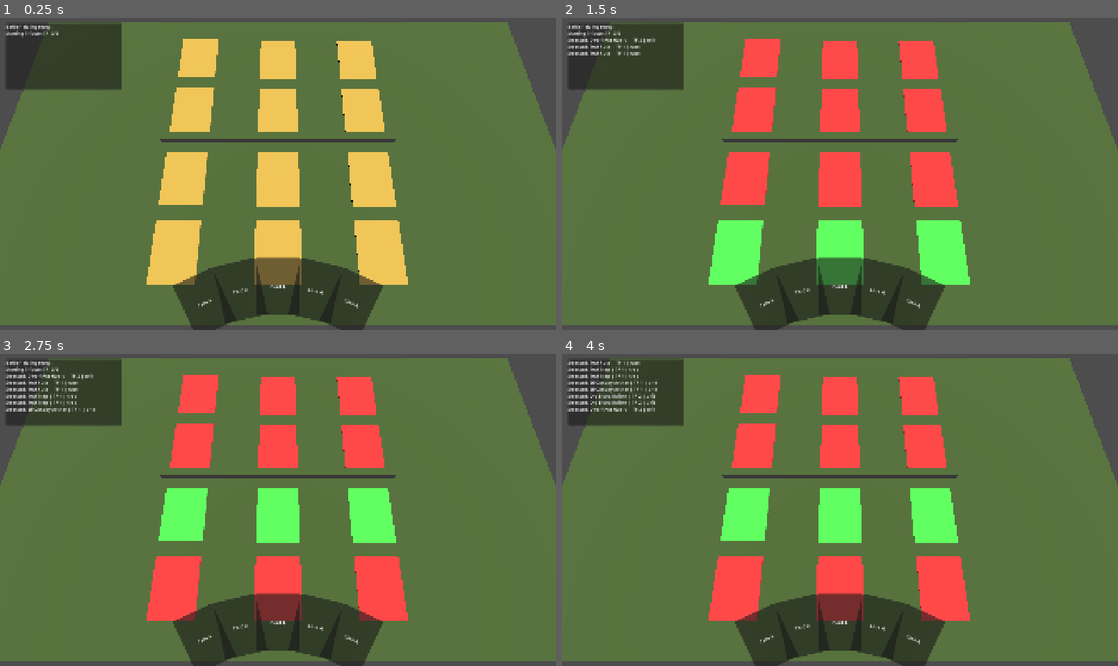
Above: before the commit, frames 1-4 (two rows, left to right).
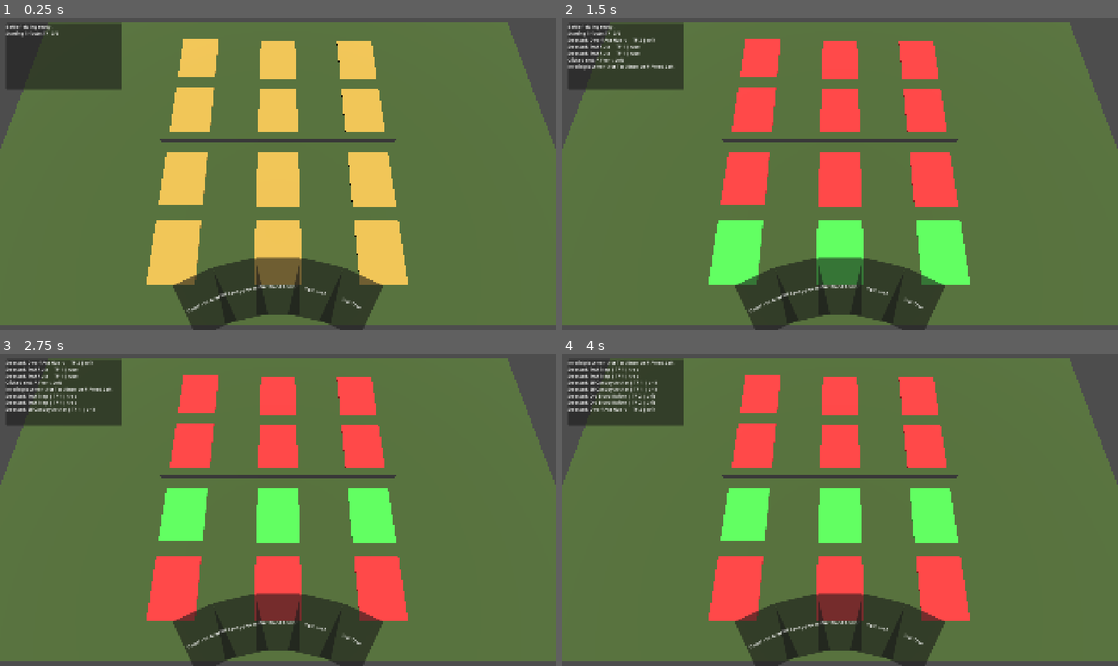
Above: after the commit, the same moments.

Repository: Drozmog/Legions-of-Valor
Game: Godot game, scene res://battlefield_3d.tscn
Same seed, same stepped clock (60 frames per second), same inputs: the game is played once before the commit and once after it.
Inputs (mouse positions are in pixels of both pictures, inside the frame that each line leads up to):
- Up to frame 1 (0.25 s): no input
- Up to frame 2 (1.5 s): tap Enter at 0.5 s; move the mouse to (962, 158) at 0.52 s; tap 1 at 0.6 s; click (962, 158) at 0.67 s; tap 2 at 0.8, 1.35 s; tap Space at 1.25 s; move the mouse to (728, 189) at 1.27 s; click (728, 189) at 1.42 s
- Up to frame 3 (2.75 s): tap 3 at 1.55, 2.1 s; tap Enter at 2 s; move the mouse to (333, 441) at 2.02 s; click (333, 441) at 2.17 s; tap 4 at 2.3 s
- Up to frame 4 (4 s): tap Space at 2.75 s; move the mouse to (812, 572) at 2.77 s; tap 4 at 2.85 s; click (812, 572) at 2.92 s; tap 5 at 3.05, 3.6 s; tap Enter at 3.5 s; move the mouse to (1006, 556) at 3.52 s; click (1006, 556) at 3.67 s; tap 1 at 3.8 s

The runs differ from the first frame. In frame 1, 0.2% of the frame differs, in the area x 33-65%, y 85-95%; in frame 2, 0.5%; in frame 3, 0.8%, in the area x 0-65%, y 2-95%; in frame 4, 0.4%.

Commit message:
wired up hand with board

Diff:
--- a/Scenes/Cards/CardUI.tscn
+++ b/Scenes/Cards/CardUI.tscn
@@ -1,9 +1,13 @@
 [gd_scene format=3 uid="uid://4ey5xvae5o2s"]
+
+[ext_resource type="Script" uid="uid://dl8kik37l6gl" path="res://Scripts/CardUI.gd" id="1_1b7sk"]
 
 [node name="CardUI" type="Panel" unique_id=641877519]
 custom_minimum_size = Vector2(150, 200)
 offset_right = 110.0
 offset_bottom = 150.0
+mouse_default_cursor_shape = 2
+script = ExtResource("1_1b7sk")
 
 [node name="NameLabel" type="Label" parent="." unique_id=1551746864]
 layout_mode = 1
--- a/Scripts/Battlefield/BattlefieldManager.gd
+++ b/Scripts/Battlefield/BattlefieldManager.gd
@@ -16,9 +16,12 @@
 var selected_card_data: CardData = null
 var has_selected_card: bool = false
 
+@export var hand: HandUI
 
 func _ready() -> void:
 	connect_all_slots()
+	hand.card_selected.connect(_on_hand_card_selected)
+	hand.card_cleared.connect(_on_hand_card_cleared)
 	tribute_manager.add_tribute(3)
 	log_msg("Starting Tribute: " + tribute_manager.get_status_text())
 
@@ -32,6 +35,12 @@
 		if slot.has_signal("slot_right_clicked"):
 			slot.slot_right_clicked.connect(_on_slot_right_clicked)
 
+
+func _on_hand_card_selected(card) -> void:
+	select_card(card.card_data)
+
+func _on_hand_card_cleared() -> void:
+	cancel_selected_card()
 
 func _input(event: InputEvent) -> void:
 	if event is InputEventKey and event.pressed:
@@ -108,6 +117,7 @@
 	if placed_successfully:
 		tribute_manager.spend_tribute(selected_card_data.tribute_cost)
 		log_msg("Spent " + str(selected_card_data.tribute_cost) + " TP. " + tribute_manager.get_status_text())
+		hand.remove_selected_card()     # drop the played card from the hand
 		cancel_selected_card()
 
 
--- /dev/null
+++ b/Scripts/CardUI.gd
@@ -0,0 +1,10 @@
+class_name CardUI
+extends Panel
+
+@onready var name_label: Label = $NameLabel
+
+var card_data: CardData
+
+func setup(data: CardData) -> void:
+	card_data = data
+	name_label.text = data.card_name
--- a/Scripts/Hand.gd
+++ b/Scripts/Hand.gd
@@ -1,3 +1,4 @@
+class_name HandUI
 extends Control
 
 const CARD_UI_SCENE: PackedScene = preload("res://Scenes/Cards/CardUI.tscn")
@@ -8,12 +9,23 @@
 
 var cards: Array[Control] = []
 var selected_card: Control = null
-# Called when the node enters the scene tree for the first time.
+signal card_selected(card: Control)
+signal card_cleared()
+
+const SAMPLE_CARDS: Array[CardData] = [
+	preload("res://Data/Cards/Dwarf_Axe_Guard.tres"),
+	preload("res://Data/Cards/Elf_Canopy_Archer.tres"),
+	preload("res://Data/Cards/Orc_Blood_Raider.tres"),
+	preload("res://Data/Cards/Test_Ruse.tres"),
+	preload("res://Data/Cards/Test_Trap.tres"),
+]
+
 func _ready() -> void:
-	for i in range(5):
-		var card : Control = CARD_UI_SCENE.instantiate()
+	for i in range(SAMPLE_CARDS.size()):
+		var card: CardUI = CARD_UI_SCENE.instantiate()
 		add_child(card)
 		cards.append(card)
+		card.setup(SAMPLE_CARDS[i])
 		card.mouse_entered.connect(_on_card_hovered.bind(card))
 		card.mouse_exited.connect(_on_card_unhovered.bind(card))
 		card.gui_input.connect(_on_card_gui_input.bind(card))
@@ -67,14 +79,24 @@
 	if selected_card == card:
 		_move_card_to(card, card.get_meta("home_position"))
 		selected_card = null
+		card_cleared.emit()
 		return
 	if selected_card != null:        # something else was selected: drop it back down
 		_move_card_to(selected_card, selected_card.get_meta("home_position"))
 	selected_card = card             # remember the new choice
 	card.move_to_front()
 	_move_card_to(card, card.get_meta("home_position") + Vector2(0, -hover_lift))  # raise it
+	card_selected.emit(card)
 
 func _move_card_to(card: Control, target: Vector2) -> void:
 	var tween := create_tween()
 	tween.set_trans(Tween.TRANS_CUBIC).set_ease(Tween.EASE_OUT)
 	tween.tween_property(card, "position", target, 0.12)
+
+func remove_selected_card() -> void:
+	if selected_card == null:
+		return
+	cards.erase(selected_card)      # take it out of the hand's list
+	selected_card.queue_free()      # delete the card node
+	selected_card = null            # nothing selected anymore
+	arrange_fan()                   # re-fan the cards that remain
--- a/battlefield_3d.tscn
+++ b/battlefield_3d.tscn
@@ -32,8 +32,9 @@
 [sub_resource type="BoxShape3D" id="BoxShape3D_lmsbs"]
 size = Vector3(1.02, 0.02, 1.34)
 
-[node name="Battlefield3D" type="Node3D" unique_id=1594429578]
+[node name="Battlefield3D" type="Node3D" unique_id=1594429578 node_paths=PackedStringArray("hand")]
 script = ExtResource("1_qglca")
+hand = NodePath("UI/Hand")
 
 [node name="BoardPlane" type="MeshInstance3D" parent="." unique_id=1652894338]
 visible = false
@@ -342,4 +343,5 @@
 anchor_bottom = 1.0
 grow_horizontal = 2
 grow_vertical = 2
+mouse_filter = 2
 script = ExtResource("2_qglca")
Not shown, added: Scripts/CardUI.gd.uid
Not shown: 1 places in battlefield_3d.tscn that only renumber resources
